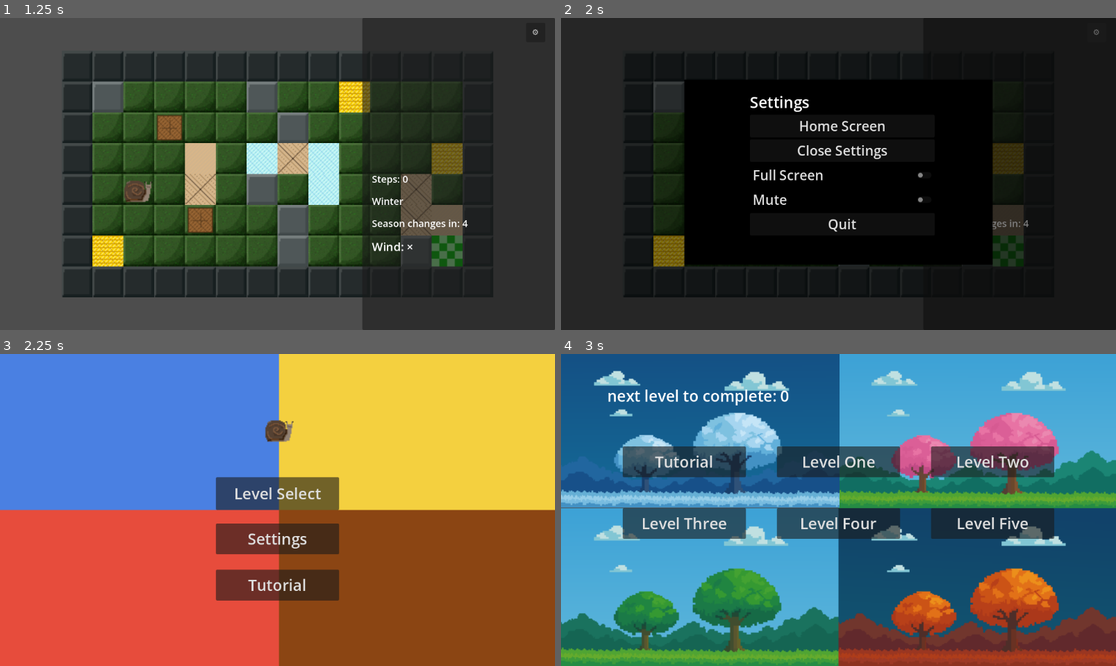
Above: before the commit, frames 1-4 (two rows, left to right).
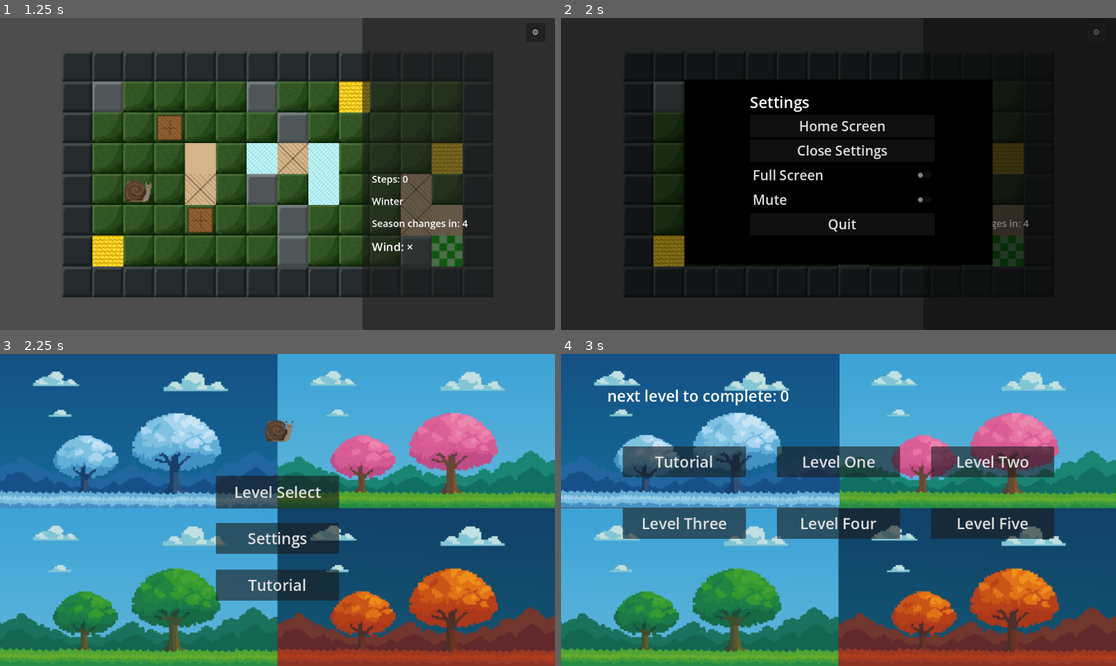
Above: after the commit, the same moments.

Repository: Caleb-sbani/project-seasons
Game: Godot game, scene res://scenes/LevelSelect.tscn
Two runs of this game, one before a commit and one after it. Both use one fixed random seed, a clock stepped at 60 frames per second and the inputs below.
Inputs:
- Up to frame 1 (1.25 s): click "Level One" at 0.5 s
- Up to frame 2 (2 s): click "⚙" at 1.25 s
- Up to frame 3 (2.25 s): click "Home Screen" at 2 s
- Up to frame 4 (3 s): click "Level Select" at 2.75 s

Frames 1-2 are identical in both runs. In frame 3, 97% of the frame differs, in the area x 0-100%, y 0-100%; in frame 4, nothing differs.
Error in both runs: Invalid access to property or key 'pressed' on a base object of type 'null instance'. (res://scripts/level_select.gd:10)

Commit message:
Update title_screen.tscn

Diff:
--- a/GameFiles/project-seasons/scenes/title_screen.tscn
+++ b/GameFiles/project-seasons/scenes/title_screen.tscn
@@ -2,6 +2,10 @@
 
 [ext_resource type="Script" uid="uid://ddc0n4ke8gkk3" path="res://scripts/TitleScreen.gd" id="1_ak2if"]
 [ext_resource type="Texture2D" uid="uid://lwfg86yhdss4" path="res://assets/sprites/snail.png" id="2_ig5kc"]
+[ext_resource type="Texture2D" uid="uid://dwwy2gnjtbsw6" path="res://assets/backrounds/bg_winter.png" id="3_e54dn"]
+[ext_resource type="Texture2D" uid="uid://c6x3equrtaftp" path="res://assets/backrounds/bg_spring.png" id="4_3yumr"]
+[ext_resource type="Texture2D" uid="uid://cj4qd0ecluije" path="res://assets/backrounds/bg_summer.png" id="5_cs5ya"]
+[ext_resource type="Texture2D" uid="uid://r6xifasbtow6" path="res://assets/backrounds/bg_Autumn.png" id="6_mykxm"]
 
 [node name="Title Screen" type="Control" unique_id=1598417375]
 layout_mode = 3
@@ -12,33 +16,38 @@
 grow_vertical = 2
 script = ExtResource("1_ak2if")
 
-[node name="WinterCorner" type="ColorRect" parent="." unique_id=1739854471]
+[node name="Winter" type="TextureRect" parent="." unique_id=1460100429]
+z_index = -5
 layout_mode = 0
-offset_right = 579.0
-offset_bottom = 324.0
-color = Color(0.2901961, 0.5019608, 0.8862745, 1)
+offset_top = 1.0
+offset_right = 578.0
+offset_bottom = 320.0
+texture = ExtResource("3_e54dn")
 
-[node name="SpringCorner" type="ColorRect" parent="." unique_id=399109783]
+[node name="Spring" type="TextureRect" parent="." unique_id=1981943484]
+z_index = -5
 layout_mode = 0
-offset_left = 579.0
-offset_right = 1158.0
-offset_bottom = 324.0
-color = Color(0.95686275, 0.8156863, 0.24705882, 1)
+offset_left = 576.0
+offset_right = 1152.0
+offset_bottom = 320.0
+texture = ExtResource("4_3yumr")
 
-[node name="SummerCorner" type="ColorRect" parent="." unique_id=408256446]
+[node name="Summer" type="TextureRect" parent="." unique_id=1037587530]
+z_index = -5
 layout_mode = 0
-offset_top = 324.0
-offset_right = 579.0
+offset_top = 320.0
+offset_right = 576.0
 offset_bottom = 648.0
-color = Color(0.90588236, 0.29803923, 0.23529412, 1)
+texture = ExtResource("5_cs5ya")
 
-[node name="FallCorner" type="ColorRect" parent="." unique_id=821068083]
+[node name="Autumm" type="TextureRect" parent="." unique_id=1302073786]
+z_index = -5
 layout_mode = 0
-offset_left = 579.0
-offset_top = 324.0
-offset_right = 1158.0
+offset_left = 576.0
+offset_top = 320.0
+offset_right = 1152.0
 offset_bottom = 648.0
-color = Color(0.54509807, 0.27058825, 0.07450981, 1)
+texture = ExtResource("6_mykxm")
 
 [node name="Snail" type="Sprite2D" parent="." unique_id=590860316]
 position = Vector2(581, 156)
@@ -53,9 +62,9 @@
 anchor_right = 0.59000003
 anchor_bottom = 0.45700002
 offset_left = -24.320038
-offset_top = -23.936005
+offset_top = -26.936005
 offset_right = 24.319946
-offset_bottom = 27.863983
+offset_bottom = 24.863983
 grow_horizontal = 2
 grow_vertical = 0
 theme_override_font_sizes/font_size = 32
@@ -69,9 +78,9 @@
 anchor_right = 0.59000003
 anchor_bottom = 0.605
 offset_left = -24.320038
-offset_top = -23.840027
+offset_top = -24.840027
 offset_right = 24.319946
-offset_bottom = 23.959991
+offset_bottom = 22.959991
 theme_override_font_sizes/font_size = 32
 text = "Settings"
 
